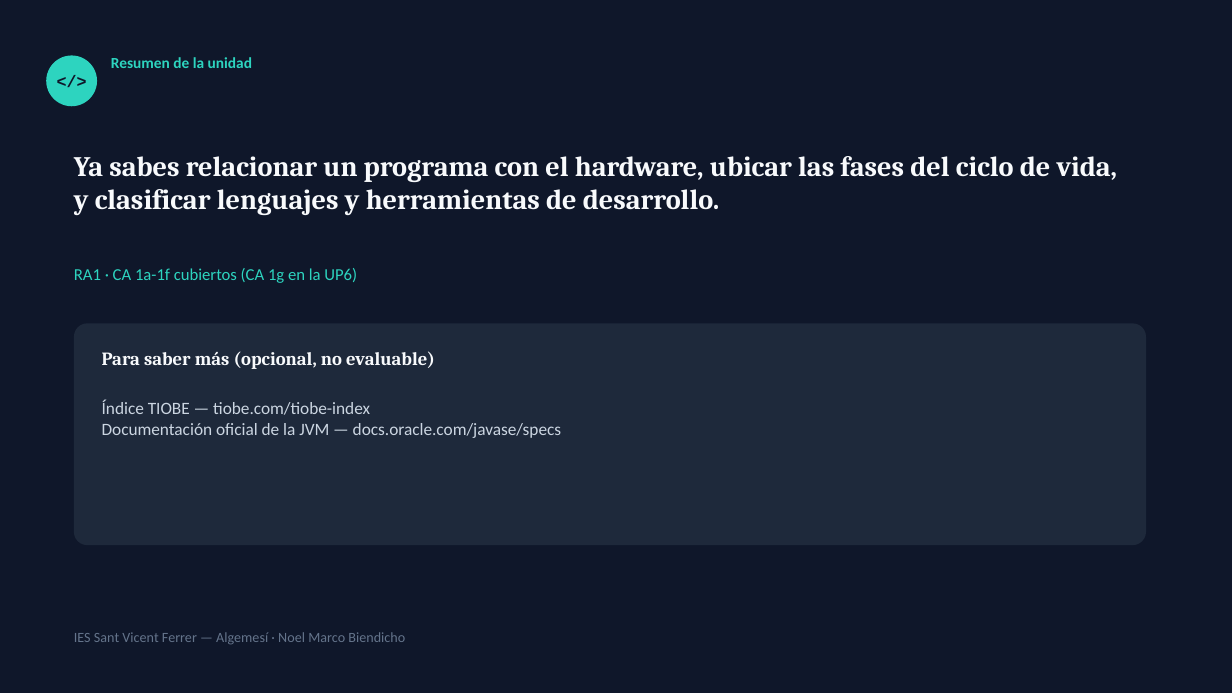
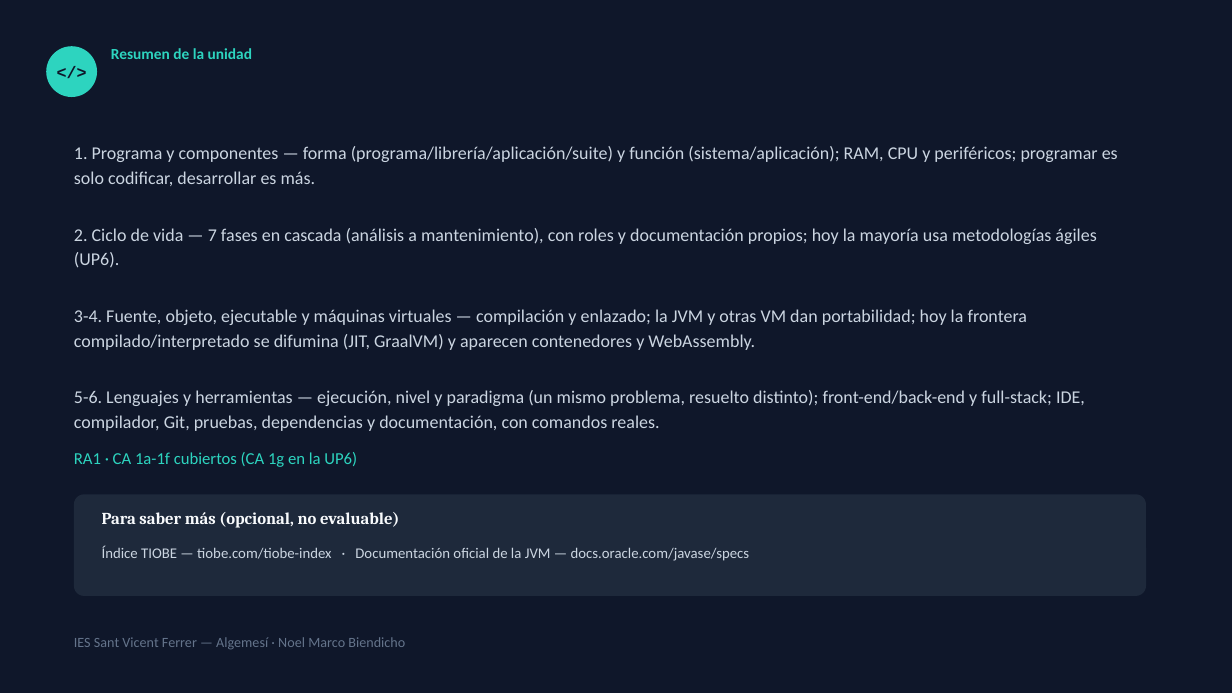
Before and after one commit to noelsueca-coder/temario-lmsgi-ede, a slide deck: slide 40 of EDE/UD01-Desarrollo-Software/UD01_EDE_Desarrollo_Software.pptx (slide 15 before the commit). Drawn at 1232x693 pixels with LibreOffice and Linux fonts; fonts in the diff are those of the drawing. Boxes give left, top, right and bottom in pixels: in the first picture for what was removed or moved away, otherwise in the second. Text is boxed around its words. In the diff, an @@ line names an element or a change of style, - is before the commit and + after.

```diff
--- a/EDE/UD01-Desarrollo-Software/UD01_EDE_Desarrollo_Software.pptx
+++ b/EDE/UD01-Desarrollo-Software/UD01_EDE_Desarrollo_Software.pptx
@@ 2 texts, 1 ellipse moved together from (x1=46, y1=55, x2=252, y2=106) to (x1=46, y1=46, x2=252, y2=97) @@
@@ text added at (x1=74, y1=146, x2=1118, y2=431), 14 pt, text #CBD5E1 @@
+1. Programa y componentes — forma (programa/librería/aplicación/suite) y función (sistema/aplicación); RAM, CPU y periféricos; programar es solo codificar, desarrollar es más.
+2. Ciclo de vida — 7 fases en cascada (análisis a mantenimiento), con roles y documentación propios; hoy la mayoría usa metodologías ágiles (UP6).
+3-4. Fuente, objeto, ejecutable y máquinas virtuales — compilación y enlazado; la JVM y otras VM dan portabilidad; hoy la frontera compilado/interpretado se difumina (JIT, GraalVM) y aparecen contenedores y WebAssembly.
+5-6. Lenguajes y herramientas — ejecución, nivel y paradigma (un mismo problema, resuelto distinto); front-end/back-end y full-stack; IDE, compilador, Git, pruebas, dependencias y documentación, con comandos reales.
@@ text removed at (x1=74, y1=156, x2=1118, y2=215) @@
-Ya sabes relacionar un programa con el hardware, ubicar las fases del ciclo de vida, y clasificar lenguajes y herramientas de desarrollo.
@@ text "RA1 · CA 1a-1f cubiertos ..." moved from (x1=74, y1=268, x2=357, y2=283) to (x1=74, y1=452, x2=357, y2=467) @@
@@ rounded rectangle resized from (x1=74, y1=323, x2=1146, y2=545) to (x1=74, y1=494, x2=1146, y2=596) @@
@@ rounded rectangle at (x1=74, y1=494, x2=1146, y2=596): proportions changed @@
@@ text "Para saber más (opcional, no ..." moved from (x1=102, y1=351, x2=435, y2=369) to (x1=102, y1=512, x2=399, y2=528) @@
@@ text "Para saber más (opcional, no ..." at (x1=102, y1=512, x2=399, y2=528): size 14.5 to 13 pt @@
@@ text at (x1=102, y1=545, x2=750, y2=561): text changed; size 13.5 to 11.5 pt @@
-Índice TIOBE — tiobe.com/tiobe-index
-Documentación oficial de la JVM — docs.oracle.com/javase/specs
+Índice TIOBE — tiobe.com/tiobe-index · Documentación oficial de la JVM — docs.oracle.com/javase/specs
@@ text "IES Sant Vicent Ferrer — ..." moved from (x1=74, y1=632, x2=405, y2=644) to (x1=74, y1=637, x2=405, y2=649) @@
```
Also in this commit, not shown: 8 other slides changed, 31 slides added, 6 slides removed, 2 other files.
